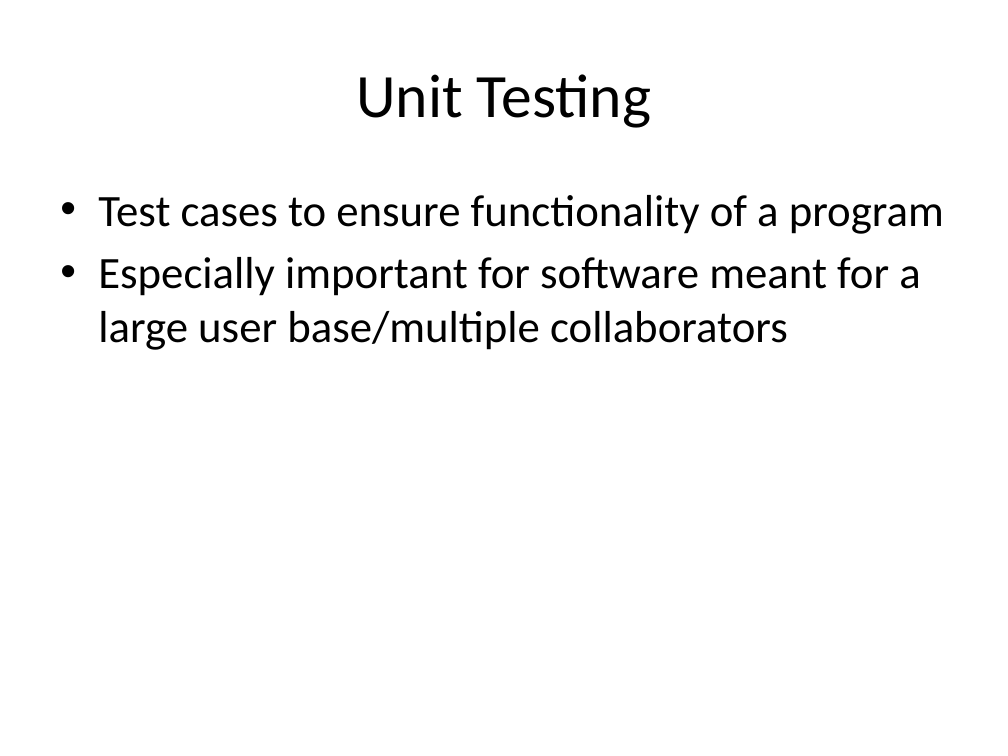
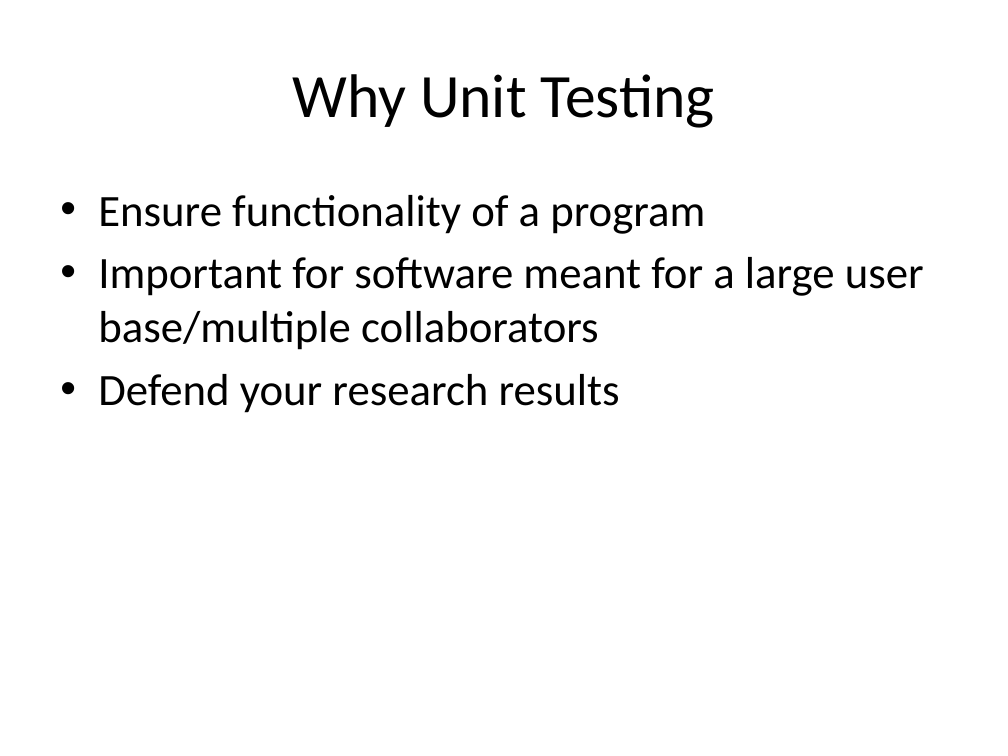
Before and after one commit to lkloh/USArray, a slide deck: slide 24 of BasicsOfCoding/BasicsOfCoding.pptx (slide 23 before the commit). Drawn at 1008x756 pixels with LibreOffice and Linux fonts; fonts in the diff are those of the drawing. Boxes give left, top, right and bottom in pixels: in the first picture for what was removed or moved away, otherwise in the second. Text is boxed around its words. In the diff, an @@ line names an element or a change of style, - is before the commit and + after.

```diff
--- a/BasicsOfCoding/BasicsOfCoding.pptx
+++ b/BasicsOfCoding/BasicsOfCoding.pptx
@@ title at bbox=[292, 74, 715, 128]: text changed @@
-Unit Testing
+Why Unit Testing
@@ text at bbox=[98, 195, 924, 413]: text changed @@
-• Test cases to ensure functionality of a program
-• Especially important for software meant for a large user base/multiple collaborators
+• Ensure functionality of a program
+• Important for software meant for a large user base/multiple collaborators
+• Defend your research results
```
Also in this commit, not shown: 9 other slides changed, 1 slide added, 13 other files.
